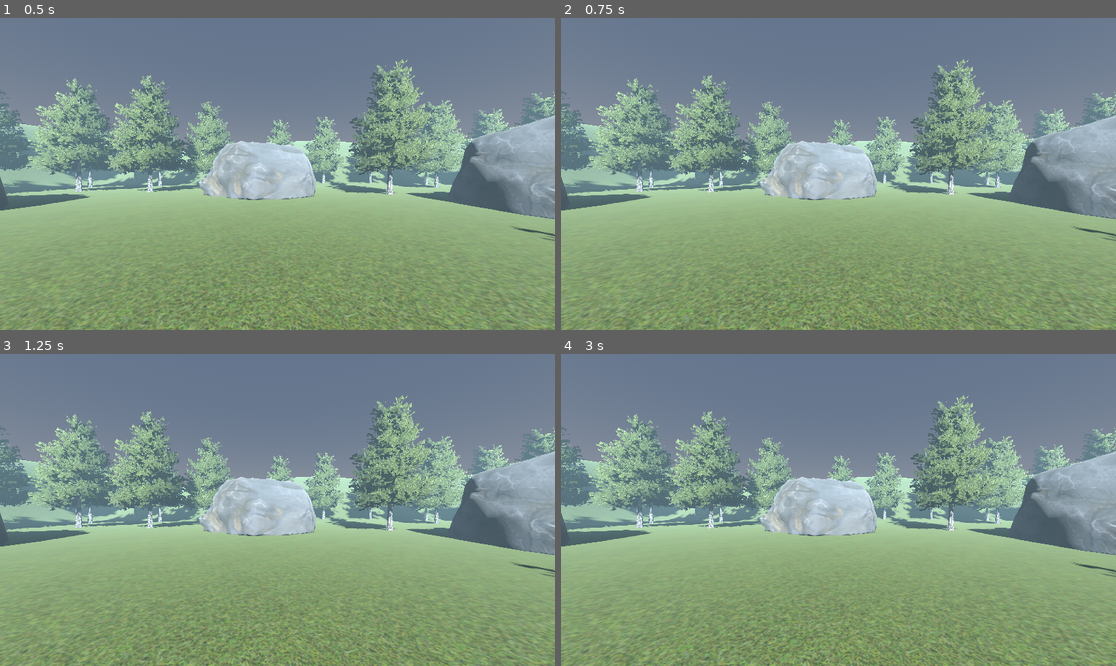
Above: before the commit, frames 1-4 (two rows, left to right).
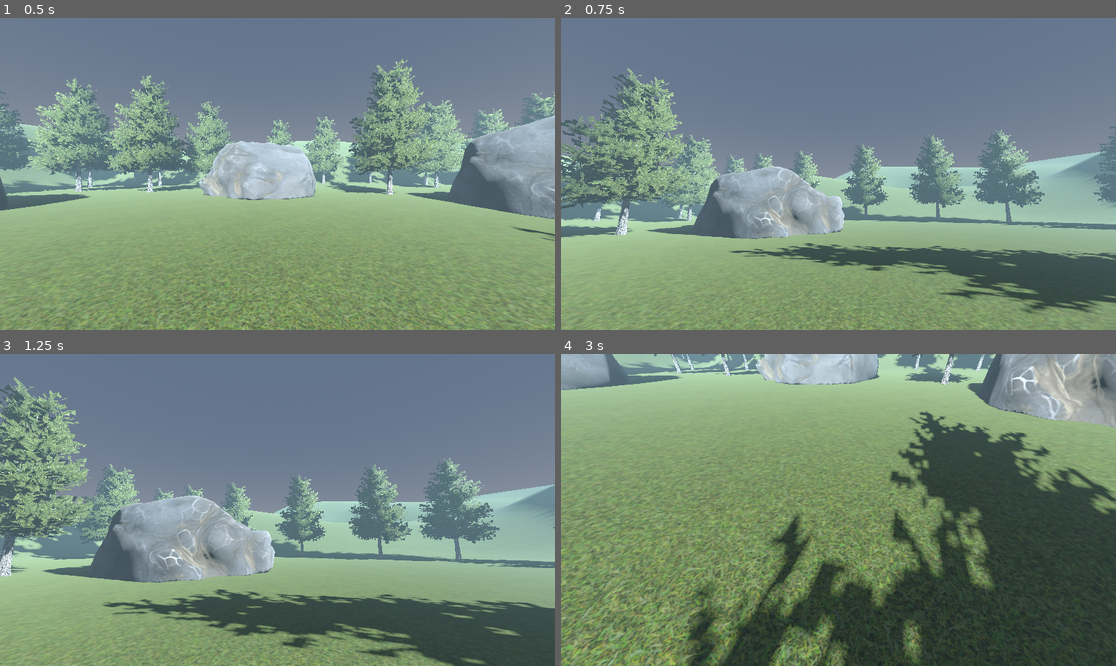
Above: after the commit, the same moments.

Repository: Abdulkader-Safi/walking_simulator_godot
Game: Godot game, scene res://Main.tscn
The game is run twice, just before and just after one commit, with the same random seed, the same clock (stepped at 60 frames per second) and the same inputs.
Inputs (mouse positions are in pixels of both pictures, inside the frame that each line leads up to):
- Up to frame 1 (0.5 s): no input
- Up to frame 2 (0.75 s): tap Enter at 0.5 s; move the mouse to (960, 158) at 0.52 s; hold D (move_right) from 0.53 s (still down)
- Up to frame 3 (1.25 s): keep holding D (move_right)
- Up to frame 4 (3 s): move the mouse to (727, 525) at 1.27 s; release D (move_right) at 1.28 s; hold S (move_back) 1.28-2.03 s; move the mouse to (894, 441) at 2.02 s; hold D (move_right) 2.03-2.78 s; move the mouse to (810, 572) at 2.77 s; hold W (move_forward) from 2.78 s (still down)

Frame 1 is identical in both runs. In frame 2, 45% of the frame differs, in the area x 0-100%, y 13-100%; in frame 3, 50%; in frame 4, 92%, in the area x 0-100%, y 0-100%.

Commit message:
implement player movement and camera control mechanics

Diff:
--- a/Scripts/player.gd
+++ b/Scripts/player.gd
@@ -19,10 +19,21 @@
 @onready var gravity: float = ProjectSettings.get_setting("physics/3d/default_gravity") * gravity_modifier
 
 func _ready() -> void:
-	pass
+	Input.set_mouse_mode(Input.MOUSE_MODE_CAPTURED)
 
-func _physics_process(delta: float) -> void:
-	pass
+func _physics_process(_delta: float) -> void:
+	var move_input = Input.get_vector("move_left", "move_right", "move_forward", "move_back")
+	velocity = Vector3(move_input.x, 0, move_input.y).normalized() * max_speed
 
-func _unhandled_input(event):
-	pass
+	move_and_slide()
+
+	# Camera Look
+	rotate_y(- camera_look_input.x * look_sensitivity)
+
+	camera.rotate_x(- camera_look_input.y * look_sensitivity)
+	camera.rotation.x = clamp(camera.rotation.x, -1.5, 1.5)
+	camera_look_input = Vector2.ZERO
+
+func _unhandled_input(event) -> void:
+	if event is InputEventMouseMotion:
+		camera_look_input = event.relative
